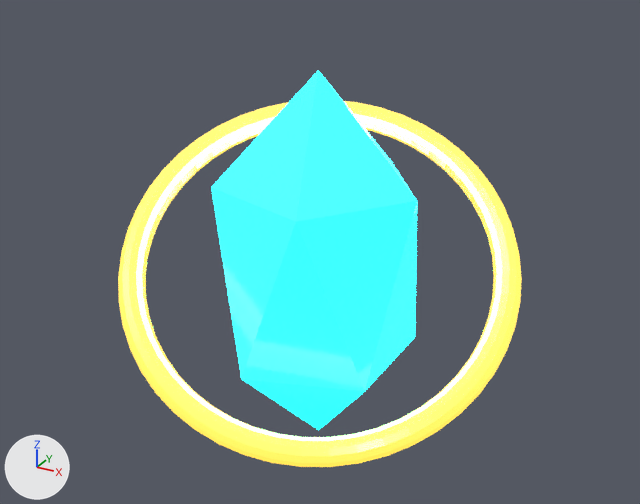
The glTF model assets/models/energy_fragment.glb, before and after one commit.
The view is the same before and after, from a 50 mm lens placed at (1.002, -1.815, 1.448), pointed at (-0.027, 0.057, 0.512). Every picture has the same lights, and +X, +Y and +Z are marked at lower left. The first picture is the older version. Where no turn or scale is listed for an object, it has been applied to the vertices. Vertices at exactly the same position are counted once.

The first picture shows 'CrystalCore', 'OrbitRing'.
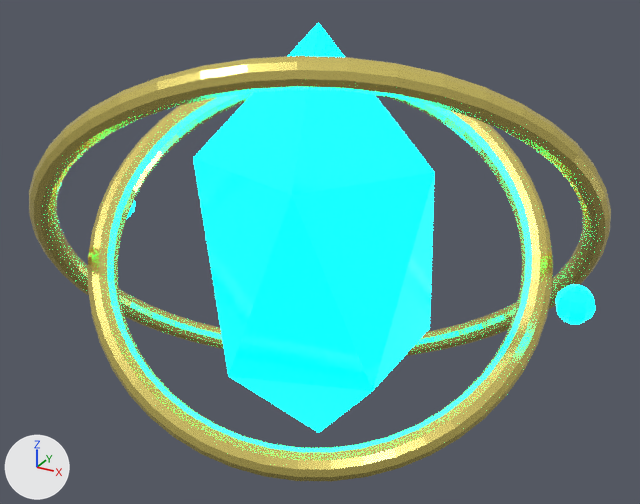
Where the newer file only moved an object's origin or applied its transform, the numbers keep the older frame.

Location of each change, (x1, y1, x2, y2) in pixels of the pictures (640 x 504 px):
'CrystalCore', recoloured, reshaped (17% wider, 14% taller): before (211, 70, 417, 430); after (193, 23, 435, 433)
'OrbitRing', recoloured, reshaped, moved (15% wider, 6% taller): before (118, 101, 522, 467); after (88, 92, 553, 481)
'OrbitRing_Outer', added (yellow): after (29, 56, 611, 356)
'OrbitDot_0', added (cyan): after (555, 284, 596, 324)
'OrbitDot_1', added (mostly hidden): after (126, 200, 136, 219)

Patch to the scene script:
```diff
--- a/assets/models/energy_fragment.glb.py
+++ b/assets/models/energy_fragment.glb.py
@@ me_icosphere @@
-me_icosphere.from_pydata(...)  # 12 vertices, 20 faces; spans x -0.263..0.263, y -0.25..0.25, z -0.504..0.504
-me_icosphere.vertices[0].co = (0.0, 0.0, -0.504)  # pixel (318, 430)
-me_icosphere.vertices[1].co = (0.213, -0.155, -0.225)  # pixel (364, 391)
-me_icosphere.vertices[2].co = (-0.081, -0.25, -0.225)  # pixel (241, 378)
-me_icosphere.vertices[3].co = (-0.263, 0.0, -0.225)
-me_icosphere.vertices[4].co = (-0.081, 0.25, -0.225)
-me_icosphere.vertices[5].co = (0.213, 0.155, -0.225)  # pixel (415, 336)
-me_icosphere.vertices[6].co = (0.081, -0.25, 0.225)  # pixel (295, 221)
-me_icosphere.vertices[7].co = (-0.213, -0.155, 0.225)  # pixel (211, 187)
-me_icosphere.vertices[8].co = (-0.213, 0.155, 0.225)
-me_icosphere.vertices[9].co = (0.081, 0.25, 0.225)  # pixel (391, 160)
-me_icosphere.vertices[10].co = (0.263, 0.0, 0.225)  # pixel (417, 200)
-me_icosphere.vertices[11].co = (0.0, 0.0, 0.504)  # pixel (318, 70)
-me_icosphere.materials.append(mat_mat_crystal)  # cyan #59edff, glowing cyan #00f3ff
+me_icosphere.from_pydata(...)  # 12 vertices, 20 faces; spans x -0.302..0.302, y -0.287..0.287, z -0.512..0.612
+# me_icosphere part 1
+me_icosphere.vertices[0].co = (0.0, 0.0, -0.512)  # pixel (318, 432)
+me_icosphere.vertices[1].co = (0.244, -0.177, -0.202)  # pixel (372, 391)
+me_icosphere.vertices[2].co = (-0.093, -0.287, -0.202)  # pixel (228, 376)
+me_icosphere.vertices[3].co = (-0.302, 0.0, -0.202)
+me_icosphere.vertices[4].co = (-0.093, 0.287, -0.202)
+me_icosphere.vertices[5].co = (0.244, 0.177, -0.202)  # pixel (429, 328)
+me_icosphere.vertices[6].co = (0.093, -0.287, 0.302)  # pixel (291, 195)
+me_icosphere.vertices[7].co = (-0.244, -0.177, 0.302)  # pixel (193, 157)
+me_icosphere.vertices[8].co = (-0.244, 0.177, 0.302)
+me_icosphere.vertices[9].co = (0.093, 0.287, 0.302)  # pixel (401, 129)
+me_icosphere.vertices[10].co = (0.302, 0.0, 0.302)  # pixel (434, 172)
+me_icosphere.vertices[11].co = (0.0, 0.0, 0.612)  # pixel (318, 22)
+me_icosphere.materials.append(mat_mat_energy_cyancore)  # cyan #00f6ff, glowing cyan #00fdff
@@ me_torus @@
-me_torus.from_pydata(...)  # 576 vertices, 1152 faces; spans x -0.494..0.494, y -0.428..0.428, z -0.341..0.341
-me_torus.materials.append(mat_mat_ring_gold)  # yellow #ffea89, glowing yellow #ffcf47
+me_torus.from_pydata(...)  # 576 vertices, 1152 faces; spans x -0.564..0.564, y -0.488..0.488, z -0.388..0.388
+# me_torus part 2: 576 of 576 vertices moved; they spanned x -0.494..0.494, y -0.428..0.428, z -0.341..0.341 and now span x -0.564..0.564, y -0.488..0.488, z -0.388..0.388; mean shift (0.0, 0.0, 0.0)
+me_torus.materials.append(mat_mat_ornamental_gold)  # yellow #fdea81
@@ ob_orbitring @@
 ob_orbitring = bpy.data.objects.new('OrbitRing', me_torus)
-ob_orbitring.location = (0.0, 0.0, 0.5)
+ob_orbitring.location = (0.0, 0.0, 0.55)
@@ ob_orbitring_outer @@
+ob_orbitring_outer = bpy.data.objects.new('OrbitRing_Outer', me_torus_001)  # 576 vertices, 1152 faces; spans x -0.668..0.668, y -0.512..0.512, z -0.569..0.569; in mat_mat_ornamental_gold (yellow #fdea81)
+ob_orbitring_outer.location = (0.0, 0.0, 0.55)
@@ ob_orbitdot_1 @@
+ob_orbitdot_1 = bpy.data.objects.new('OrbitDot_1', me_sphere_001)  # an icosphere of 80 faces spanning x -0.045..0.045, y -0.045..0.045, z -0.045..0.045; in mat_mat_energy_cyancore (cyan #00f6ff, glowing cyan #00fdff)
+ob_orbitdot_1.location = (-0.65, 0.0, 0.55)
@@ ob_orbitdot_0 @@
+ob_orbitdot_0 = bpy.data.objects.new('OrbitDot_0', me_sphere_001.copy())
+ob_orbitdot_0.location = (0.65, 0.0, 0.55)
```
